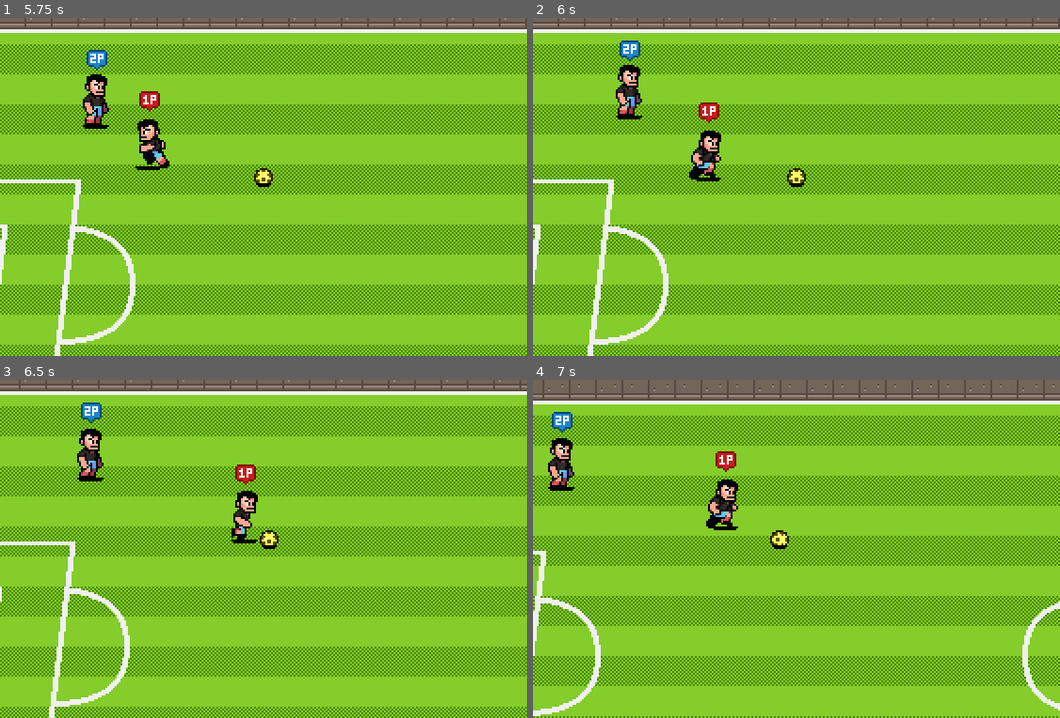
Above: before the commit, frames 1-4 (two rows, left to right).
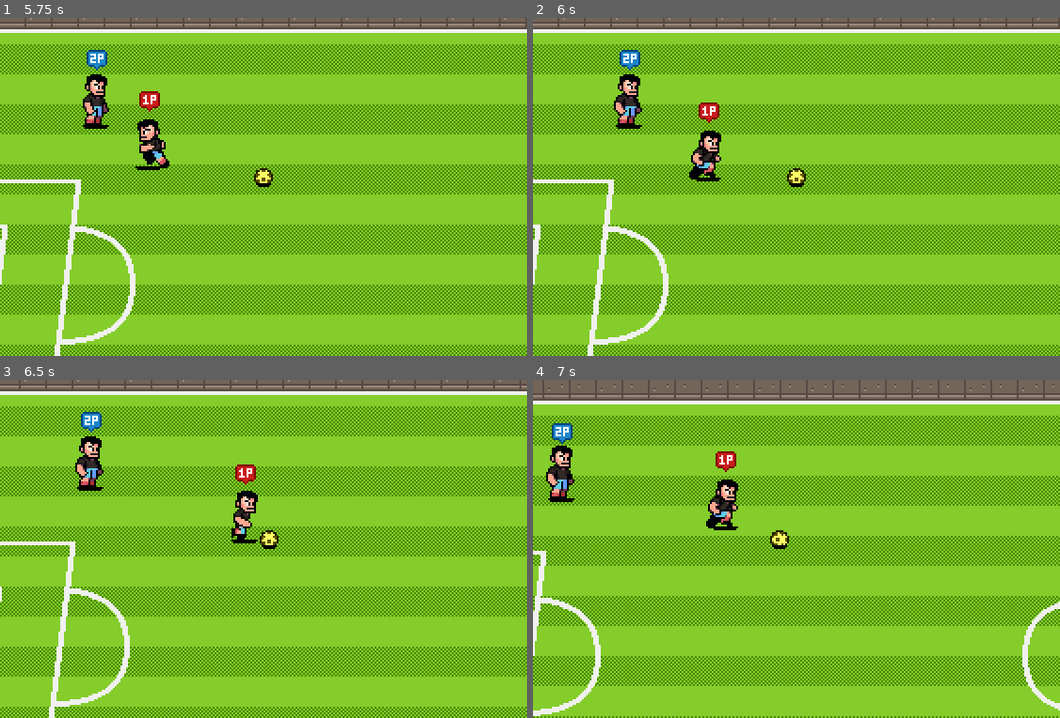
Above: after the commit, the same moments.

Repository: tyh1015121/Learn-2D-soccer-game-in-Godot
Game: Godot game, scene res://scenes/world.tscn
Same seed, same stepped clock (60 frames per second), same inputs: the game is played once before the commit and once after it.
Inputs:
- Up to frame 1 (5.75 s): hold Right (p1_right) 0.53-1.28 s; tap one key every 0.75 s from 0.6 s: [ (p1_pass) ] (p1_shoot) S (p2_down) A (p2_left) ` (p2_pass) D (p2_right) 1 (p2_shoot); hold Down (p1_down) 1.28-2.03 s; hold Right (p1_right) 2.03-2.78 s; hold Up (p1_up) 2.78-3.53 s; hold Left (p1_left) 3.53-5.03 s; hold Down (p1_down) from 5.03 s (still down)
- Up to frame 2 (6 s): release Down (p1_down) at 5.78 s; hold Right (p1_right) from 5.78 s (still down); tap W (p2_up) at 5.85 s
- Up to frame 3 (6.5 s): keep holding Right (p1_right)
- Up to frame 4 (7 s): release Right (p1_right) at 6.53 s; hold Up (p1_up) from 6.53 s (still down); tap [ (p1_pass) at 6.6 s

Frame 1 is identical in both runs. In frame 2, 1.0% of the frame differs, in the area x 15-21%, y 6-33%; in frame 3, 0.9%; in frame 4, 1.0%, in the area x 2-8%, y 9-37%.

Commit message:
added volley and bicycle kicks

Diff:
--- a/project.godot
+++ b/project.godot
@@ -12,8 +12,8 @@
 
 config/name="New Game Project"
 run/main_scene="uid://coar0w52ewb50"
+config/features=PackedStringArray("4.6", "GL Compatibility")
 run/max_fps=60
-config/features=PackedStringArray("4.6", "GL Compatibility")
 config/icon="res://icon.svg"
 
 [autoload]
--- a/scenes/ball/ball.gd
+++ b/scenes/ball/ball.gd
@@ -6,8 +6,6 @@
 
 enum State {CARRIED, FREEFORM,SHOT}
 
-@export var air_connect_min_height : float
-@export var air_connect_max_height : float
 @export var friciton_air : float
 @export var friction_ground : float
 
@@ -58,5 +56,5 @@
 func can_air_interact() -> bool:
 	return current_state != null and current_state.can_air_interact()
 
-func can_air_connect() -> bool:
+func can_air_connect(air_connect_min_height: float,air_connect_max_height: float) -> bool:
 	return height>= air_connect_min_height and height<= air_connect_max_height
--- a/scenes/characters/character_states/player_state.gd
+++ b/scenes/characters/character_states/player_state.gd
@@ -6,17 +6,21 @@
 var animation_player : AnimationPlayer = null
 var ball : Ball = null
 var ball_detection_area : Area2D =null
+var own_goal : Goal = null
 var player : Player = null
 var state_data : PlayerStateData = PlayerStateData.new()
+var target_goal : Goal = null
 var teammate_detection_area :Area2D = null
 
-func setup(context_player : Player,context_data : PlayerStateData, context_animation_palyer: AnimationPlayer, context_ball:Ball,context_teammate_detection_area: Area2D,context_ball_detection_area: Area2D) -> void:
+func setup(context_player : Player,context_data : PlayerStateData, context_animation_palyer: AnimationPlayer, context_ball:Ball,context_teammate_detection_area: Area2D,context_ball_detection_area: Area2D,context_own_goal : Goal,context_target_goal : Goal) -> void:
 	player = context_player
 	animation_player = context_animation_palyer
 	state_data = context_data
 	ball = context_ball
 	teammate_detection_area = context_teammate_detection_area
 	ball_detection_area = context_ball_detection_area
+	own_goal = context_own_goal
+	target_goal = context_target_goal
 
 func transition_state(new_state: Player.State,data: PlayerStateData =PlayerStateData.new()) -> void:
 	state_transition_requested.emit(new_state,data)
--- a/scenes/characters/character_states/player_state_bicycle_kick.gd
+++ b/scenes/characters/character_states/player_state_bicycle_kick.gd
@@ -1,12 +1,19 @@
 class_name PlayerStateBicycleKick
 extends PlayerState
 
+const BALL_HEIGHT_MIN := 5.0
+const BALL_HEIGHT_MAX := 25.0
+const BONUS_POWER := 2.0
 
-# Called when the node enters the scene tree for the first time.
-func _ready() -> void:
-	pass # Replace with function body.
+func _enter_tree() -> void:
+	animation_player.play("bicycle_kick")
+	ball_detection_area.body_entered.connect(on_ball_entered.bind())
 
+func on_ball_entered(contact_ball:Ball) -> void:
+	if contact_ball.can_air_connect(BALL_HEIGHT_MIN,BALL_HEIGHT_MAX):
+		var destination := target_goal.get_random_target_position()
+		var direction := ball.position.direction_to(destination)
+		contact_ball.shoot(direction * player.power * BONUS_POWER)
 
-# Called every frame. 'delta' is the elapsed time since the previous frame.
-func _process(delta: float) -> void:
-	pass
+func on_animation_complete() -> void:
+	transition_state(Player.State.RECOVERING)
--- a/scenes/characters/character_states/player_state_header.gd
+++ b/scenes/characters/character_states/player_state_header.gd
@@ -1,6 +1,8 @@
 class_name PlayerStateHeader
 extends PlayerState
 
+const BALL_HEIGHT_MIN := 10.0
+const BALL_HEIGHT_MAX := 30.0
 const BONUS_POWER :=1.3
 const HEIGHT_START := 0.1
 const HEIGHT_VELOCITY := 1.5
@@ -12,7 +14,7 @@
 	ball_detection_area.body_entered.connect(on_ball_entered.bind())
 
 func on_ball_entered(contact_ball: Ball) -> void:
-	if contact_ball.can_air_connect():
+	if contact_ball.can_air_connect(BALL_HEIGHT_MIN,BALL_HEIGHT_MAX):
 		contact_ball.shoot(player.velocity.normalized() * player.power * BONUS_POWER)
 
 func _process(_delta: float) -> void:
--- a/scenes/characters/character_states/player_state_moving.gd
+++ b/scenes/characters/character_states/player_state_moving.gd
@@ -23,9 +23,16 @@
 			transition_state(Player.State.PREPPING_SHOT)
 	elif ball.can_air_interact() and KeyUtils.is_action_just_pressed(player.control_scheme,KeyUtils.Action.SHOOT):
 			if player.velocity == Vector2.ZERO:
-				pass
+				if is_facing_target_goal():
+					transition_state(Player.State.VOLLEY_KICK)
+				else:
+					transition_state(Player.State.BICYCLE_KICK)
 			else:
 				transition_state(Player.State.HEADER)
 
 	#if player.velocity != Vector2.ZERO and KeyUtils.is_action_just_pressed(player.control_scheme,KeyUtils.Action.SHOOT):
 		#state_transition_requested.emit(Player.State.TACKLING)
+
+func is_facing_target_goal() -> bool:
+	var direction_to_target_goal := player.position.direction_to(target_goal.position)
+	return player.heading.dot(direction_to_target_goal) > 0
--- a/scenes/characters/character_states/player_state_volley_kick.gd
+++ b/scenes/characters/character_states/player_state_volley_kick.gd
@@ -1,12 +1,19 @@
 class_name PlayerStateVolleyKick
 extends PlayerState
 
+const BALL_HEIGHT_MIN := 1.0
+const BALL_HEIGHT_MAX := 20.0
+const BONUS_POWER := 1.5
 
-# Called when the node enters the scene tree for the first time.
-func _ready() -> void:
-	pass # Replace with function body.
+func _enter_tree() -> void:
+	animation_player.play("volly_kick")
+	ball_detection_area.body_entered.connect(on_ball_entered.bind())
 
+func on_ball_entered(contact_ball:Ball) -> void:
+	if contact_ball.can_air_connect(BALL_HEIGHT_MIN,BALL_HEIGHT_MAX):
+		var destination := target_goal.get_random_target_position()
+		var direction := ball.position.direction_to(destination)
+		contact_ball.shoot(direction * player.power * BONUS_POWER)
 
-# Called every frame. 'delta' is the elapsed time since the previous frame.
-func _process(delta: float) -> void:
-	pass
+func on_animation_complete() -> void:
+	transition_state(Player.State.RECOVERING)
--- a/scenes/characters/player.gd
+++ b/scenes/characters/player.gd
@@ -14,8 +14,10 @@
 
 @export var ball : Ball
 @export var control_scheme : ControlScheme
+@export var own_goal : Goal
 @export var power : float
 @export var speed : float
+@export var target_goal : Goal
 
 @onready var animation_player: AnimationPlayer = %AnimationPlayer
 @onready var ball_detection_area: Area2D = %BallDetectionArea
@@ -44,7 +46,7 @@
 	if current_state != null:
 		current_state.queue_free()
 	current_state = state_factory.get_fresh_state(state)
-	current_state.setup(self, state_data,animation_player,ball, teammate_detection_area,ball_detection_area)
+	current_state.setup(self, state_data,animation_player,ball, teammate_detection_area,ball_detection_area,own_goal,target_goal)
 	current_state.state_transition_requested.connect(switch_state.bind())
 	current_state.name = "PlayerStateMachine:" + str(state)
 	call_deferred("add_child",current_state)
--- a/scenes/goal/goal.gd
+++ b/scenes/goal/goal.gd
@@ -2,6 +2,7 @@
 extends Node2D
 
 @onready var back_net_area: Area2D = %BackNetArea
+@onready var targets: Node2D = %Targets
 
 # Called when the node enters the scene tree for the first time.
 func _ready() -> void:
@@ -10,3 +11,6 @@
 
 func on_ball_enter_back_net(ball:Ball) ->void:
 	ball.stop()
+
+func get_random_target_position() -> Vector2:
+	return targets.get_child(randi_range(0,targets.get_child_count()-1)).global_position
--- a/scenes/goal/goal.tscn
+++ b/scenes/goal/goal.tscn
@@ -47,3 +47,15 @@
 
 [node name="CollisionShape2D" type="CollisionShape2D" parent="TopFrame" unique_id=2131238871]
 shape = SubResource("RectangleShape2D_ruxej")
+
+[node name="Targets" type="Node2D" parent="." unique_id=1470904216]
+unique_name_in_owner = true
+
+[node name="TopTarget" type="Node2D" parent="Targets" unique_id=2016681716]
+position = Vector2(21, -57)
+
+[node name="MiddleTarget" type="Node2D" parent="Targets" unique_id=1009545572]
+position = Vector2(21, -32)
+
+[node name="BottomTarget" type="Node2D" parent="Targets" unique_id=1971031680]
+position = Vector2(20, -10)
--- a/scenes/world.tscn
+++ b/scenes/world.tscn
@@ -106,19 +106,25 @@
 [node name="CollisionPolygon2D" type="CollisionPolygon2D" parent="ActorContainer/PitchObjects/RightWall/StaticBody2D" unique_id=1830152272]
 polygon = PackedVector2Array(1, 120, 12, 120, 27, -1, 14, -1)
 
-[node name="Player" parent="ActorContainer" unique_id=879001438 node_paths=PackedStringArray("ball") instance=ExtResource("4_k0juu")]
+[node name="Player" parent="ActorContainer" unique_id=879001438 node_paths=PackedStringArray("ball", "own_goal", "target_goal") instance=ExtResource("4_k0juu")]
 position = Vector2(194, 89)
 ball = NodePath("../Ball")
 control_scheme = 1
+own_goal = NodePath("../PitchObjects/GoalHome")
+target_goal = NodePath("../PitchObjects/GoalAway")
 
-[node name="Player2" parent="ActorContainer" unique_id=1520859856 node_paths=PackedStringArray("ball") instance=ExtResource("4_k0juu")]
+[node name="Player2" parent="ActorContainer" unique_id=1520859856 node_paths=PackedStringArray("ball", "own_goal", "target_goal") instance=ExtResource("4_k0juu")]
 position = Vector2(149, 91)
 ball = NodePath("../Ball")
 control_scheme = 2
+own_goal = NodePath("../PitchObjects/GoalHome")
+target_goal = NodePath("../PitchObjects/GoalAway")
 
-[node name="Player3" parent="ActorContainer" unique_id=540786865 node_paths=PackedStringArray("ball") instance=ExtResource("4_k0juu")]
+[node name="Player3" parent="ActorContainer" unique_id=540786865 node_paths=PackedStringArray("ball", "own_goal", "target_goal") instance=ExtResource("4_k0juu")]
 position = Vector2(670, 294)
 ball = NodePath("../Ball")
+own_goal = NodePath("../PitchObjects/GoalHome")
+target_goal = NodePath("../PitchObjects/GoalAway")
 
 [node name="Ball" parent="ActorContainer" unique_id=2102733156 instance=ExtResource("5_71j4m")]
 position = Vector2(238, 128)
